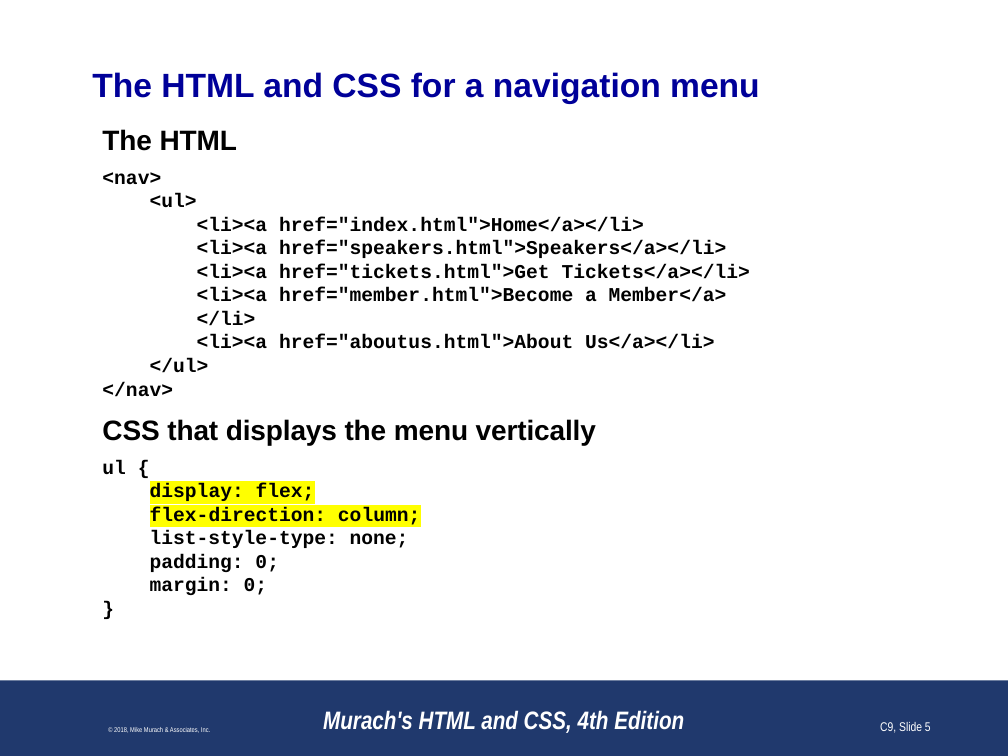
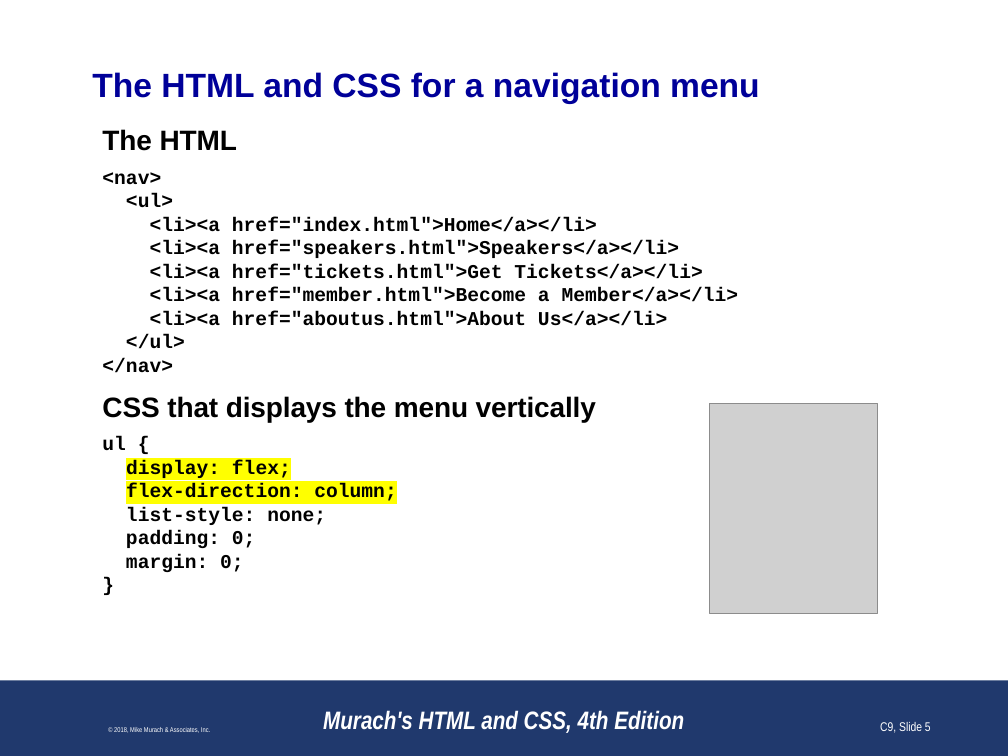
Before and after one commit to paulsmithkc/awd1000_base_lab_and_homework, a slide deck: slide 5 of murach_html_4e/slides/Chapter 9 slides (Revised).pptx. Drawn at 1008x756 pixels with LibreOffice and Linux fonts; fonts in the diff are those of the drawing; grey boxes stand for pictures; background and template pictures are left out. Boxes give left, top, right and bottom in pixels: in the first picture for what was removed or moved away, otherwise in the second. Text is boxed around its words. In the diff, an @@ line names an element or a change of style, - is before the commit and + after.

```diff
--- a/murach_html_4e/slides/Chapter 9 slides (Revised).pptx
+++ b/murach_html_4e/slides/Chapter 9 slides (Revised).pptx
@@ text at (x1=150, y1=288, x2=739, y2=302): text changed @@
-<li><a href="member.html">Become a Member</a>
-</li>
+<li><a href="member.html">Become a Member</a></li>
@@ picture added at (x1=710, y1=403, x2=878, y2=613) @@
@@ text at (x1=126, y1=483, x2=396, y2=525): text changed @@
-flex-direction: column;
-list-style-type: none;
+flex-direction: column;
+list-style: none;
```
Also in this commit, not shown: 19 other slides changed, 1 slide added, 4 slides removed.
